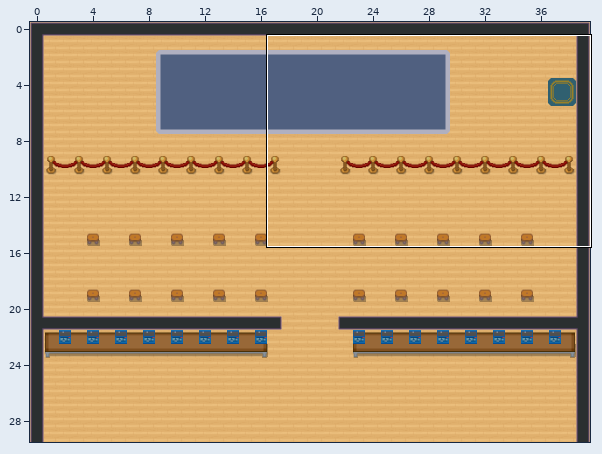
Tiled map (JSON) -- mainHall.tmj. The first picture is a wide view before the edit; the outline marks the close-up.
Close-up. Before:
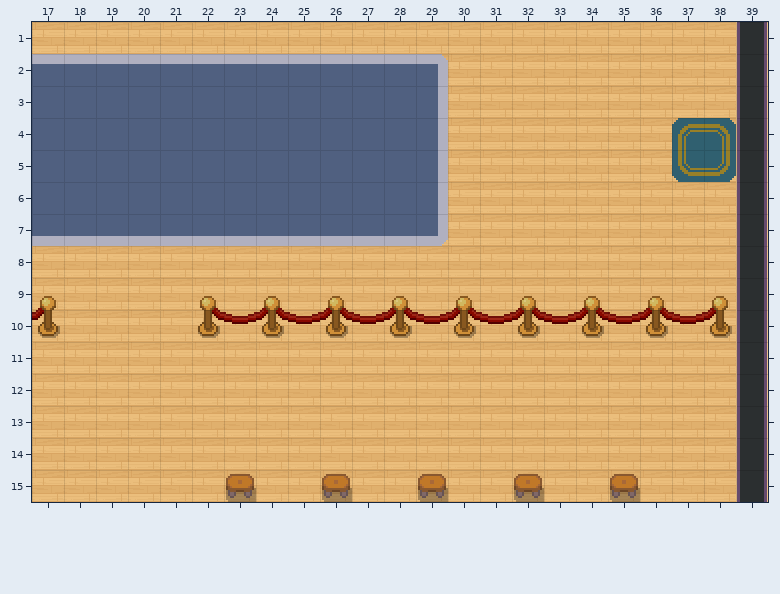
Cells are 32x32 px. Shown: x 17..39, y 1..15.
After:
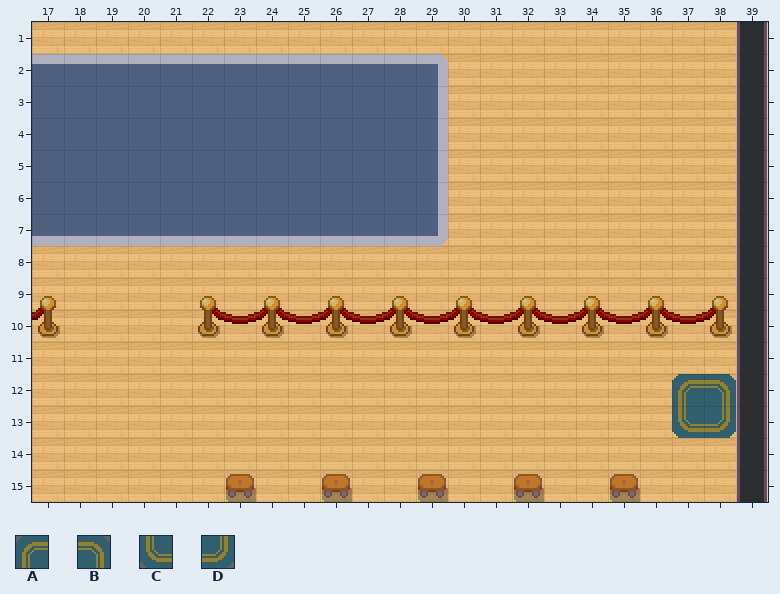
Key: from "pokemon_indoor_4thGen_partOne": A 219, B 221, C 235, D 237.
_ is an empty cell.
Log entry: main hall changed jitsi room and exit point
The edit:
{"where": "layer \"BuildStuff/floorOverlay\""}
{"y":4,"x":37,"old":"AB","new":"__"}
{"y":5,"x":37,"old":"CD","new":"__"}
{"y":12,"x":37,"old":"__","new":"AB"}
{"y":13,"x":37,"old":"__","new":"CD"}
{"label":"removed","picture_box":[672,118,736,182]}
{"label":"added","picture_box":[672,374,736,438]}
